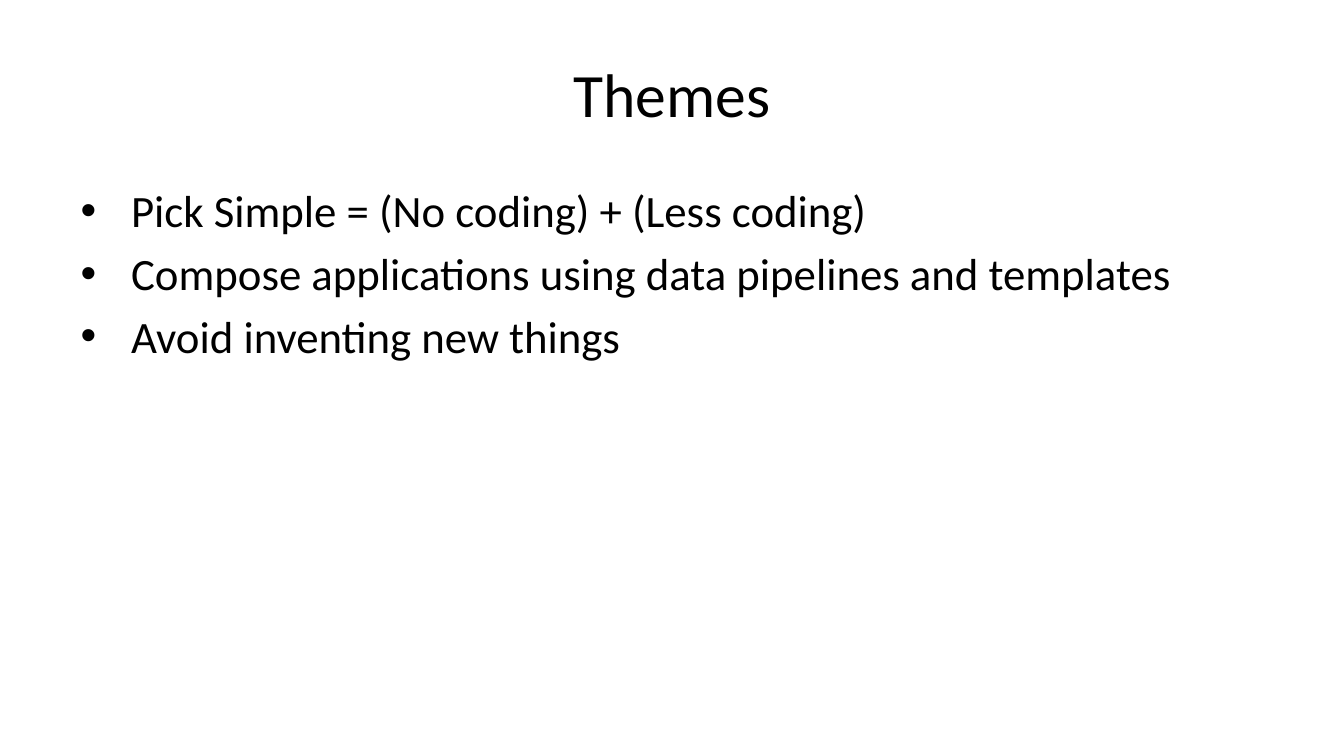
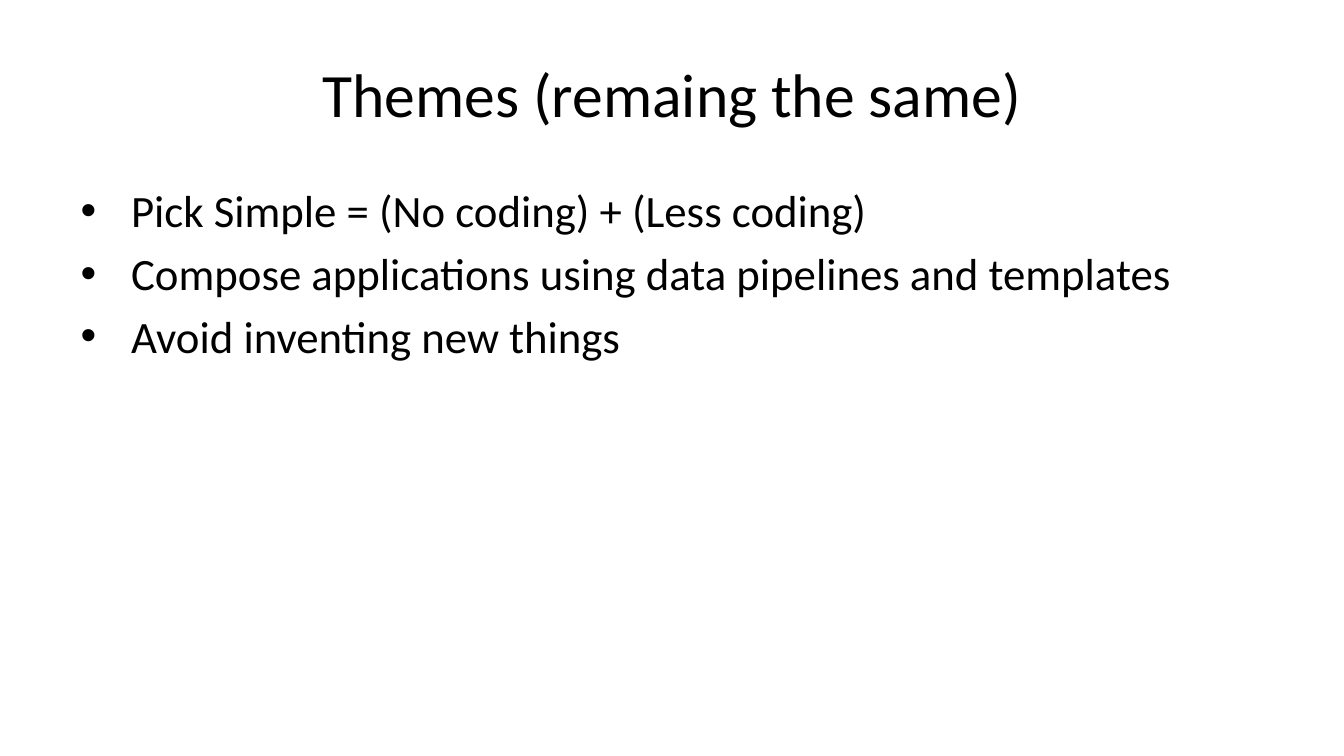
Before and after one commit to caltechlibrary/newt, a slide deck: slide 9 of presentation3/newt-p3.pptx (slide 7 before the commit). Drawn at 1344x756 pixels with LibreOffice and Linux fonts; fonts in the diff are those of the drawing. Boxes give left, top, right and bottom in pixels: in the first picture for what was removed or moved away, otherwise in the second. Text is boxed around its words. In the diff, an @@ line names an element or a change of style, - is before the commit and + after.

```diff
--- a/presentation3/newt-p3.pptx
+++ b/presentation3/newt-p3.pptx
@@ title at <box>323,72,1021,128</box>: text changed @@
-Themes
+Themes (remaing the same)
```
Also in this commit, not shown: 16 other slides changed, 5 slides added, 1 slide removed, 52 other files.
